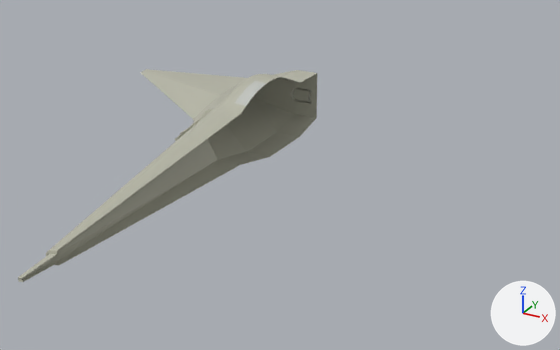
An edit to the COLLADA model dev/game/models/ships/player_ship002_scaled.dae, drawn before and after from the same camera.
The view is the same before and after, from a 50 mm camera at (18.5, -33.8, 13.8) aimed at (3.0, -5.6, -0.3). Arrows for +X, +Y and +Z are at lower right; the lights stay in place. Where no turn or scale is listed for an object, it has been applied to the vertices.
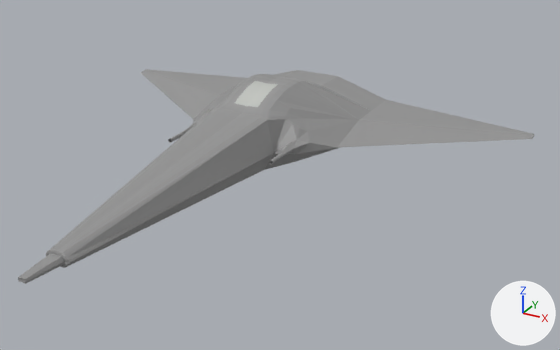
The newer file is also rescaled (x1.87), turned or shifted as a whole; pictures and numbers use the older file's frame.

The change, as a list of edits to the scene's bpy script:
```text
Add img_metalaircraft0061_1_s_jpg:
    img_metalaircraft0061_1_s_jpg = load_image('MetalAircraft0061_1_S.jpg', 'MetalAircraft0061_1_S.jpg', 682, 1024, 'sRGB')
Change mat_material:
    remove mat_material.base_color = (0.483, 0.483, 0.394)  # grey #b9b9a8
    add mat_material.texture = img_metalaircraft0061_1_s_jpg
Change me_ship:
    used by ob_cube; location = (0.0, 0.0, 0.0)
    remove me_ship.from_pydata(...)  # 256 vertices, 287 faces; spans x -12.1..0.0, y -18.2..4.5, z -1.6..2.5
    add me_ship.from_pydata(...)  # 530 vertices, 622 faces; spans x -12.1..12.1, y -18.2..4.5, z -1.6..2.5
    me_ship part 1: 7 vertices removed from x -3.0..-2.3, y -5.9..-3.4, z 0.2..0.8; 281 vertices added at x -2.9..12.1, y -18.2..4.5, z -1.6..2.5
    me_ship part 2: 260 kept faces spanning x -12.1..0.0, y -18.2..4.5, z -1.6..2.5 get new texture (UV) coordinates
```

What differs and where, as boxes (x1, y1, x2, y2) in the pictures (560 x 350 px):
'Cube', surface changed, reshaped (72% wider)
    before: (18, 69, 317, 282)
    after: (18, 69, 534, 284)
part 1 of me_ship, built on
    before: (175, 108, 211, 141)
    after: (22, 73, 534, 284)
part 2 of me_ship, surface changed
    both: (18, 69, 317, 282)
